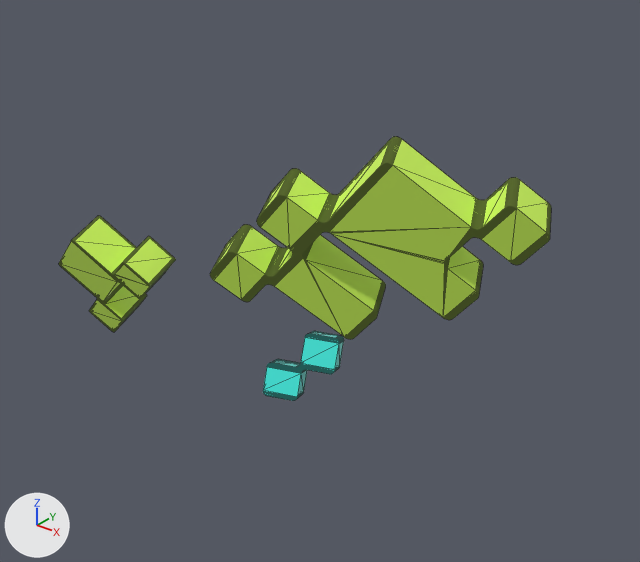
Renders of the glTF model next.js/public/renders/homepage.gltf from each side of a commit.
Rendered twice from a 50 mm lens placed at (3.06, -4.11, 1.69), pointed at (0.33, -0.69, -0.43). The axes (+X, +Y, +Z) are drawn at lower left. The lights are the same throughout. Mesh edges are drawn as thin lines.

The older version as bpy lines, for what is in view:
```python
ob_group = bpy.data.objects.new('Group', None)
ob_group.parent = ob_scene_1
ob_group.location = (64.25, -64.4, -13.65)
ob_group_2 = bpy.data.objects.new('Group 2', None)
ob_group_2.parent = ob_scene_1
ob_group_2.location = (-18.25, -21.86, -138.1)
ob_group_3 = bpy.data.objects.new('Group 3', None)
ob_group_3.parent = ob_scene_1
ob_group_3.location = (-107.2, -101.8, -64.7)
ob_shape_0_001 = bpy.data.objects.new('Shape 0.001', me_mesh_1)
ob_shape_0_001.parent = ob_vector_2
ob_shape_0_001.location = (0.855, 0.0, -0.787)
ob_shape_0_002 = bpy.data.objects.new('Shape 0.002', me_mesh_2)
ob_shape_0_002.parent = ob_vector
ob_shape_0_002.location = (0.427, 0.0, -0.835)
ob_vector = bpy.data.objects.new('Vector', None)
ob_vector.parent = ob_group_3
ob_vector.location = (-47.44, 8.616, -6.222)
ob_vector.rotation_euler = (0.449, -0.781, -0.188)  # degrees (26, -45, -11)
ob_vector.scale = (0.366, 0.366, 0.366)
ob_vector_2 = bpy.data.objects.new('Vector 2', None)
ob_vector_2.parent = ob_group_2
ob_vector_2.location = (12.35, 28.38, 13.88)
ob_vector_2.rotation_euler = (-1.769, 1.134, -1.289)  # degrees (-101, 65, -74)
ob_vector_2.scale = (0.384, 0.384, 0.384)
ob_vector_3 = bpy.data.objects.new('Vector 3', None)
ob_vector_3.parent = ob_group
ob_vector_3.location = (8.78, 6.561, 42.16)
ob_vector_3.rotation_euler = (0.244, 0.658, 0.593)  # degrees (14, 38, 34)
ob_vector_3.scale = (0.441, 0.392, 0.392)
# also in view: 'Shape 0' at (0.64, -0.64, -0.14)
```
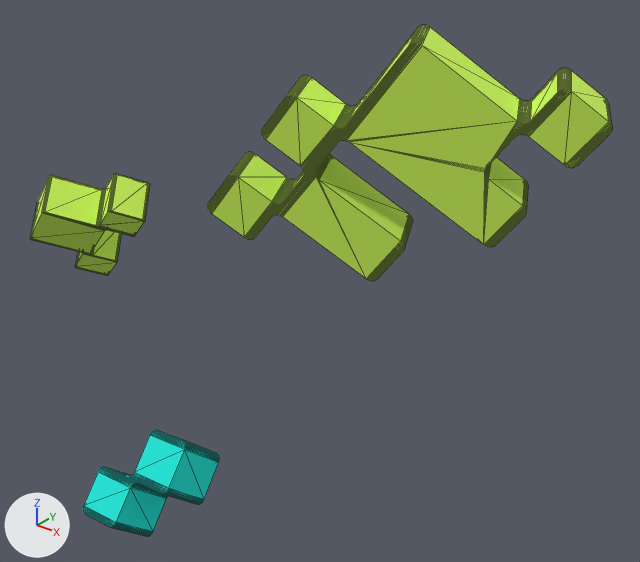
Not drawn themselves, but carrying or shaping drawn objects: ob_group, ob_vector_3, ob_group_2, ob_vector_2, ob_group_3, ob_vector.

Changed parts and their boxes (x1, y1, x2, y2) in the pictures (640 x 562 px):
'Shape 0', moved, turned, rescaled
    before: (210, 137, 551, 339)
    after: (208, 25, 612, 281)
'Shape 0.002', moved, turned, rescaled
    before: (59, 216, 175, 332)
    after: (30, 174, 150, 275)
'Shape 0.001', recoloured, moved, turned, rescaled
    before: (263, 331, 344, 400)
    after: (83, 430, 220, 536)

Diff of the bpy script that builds the scene:
```diff
--- a/next.js/public/renders/homepage.gltf.py
+++ b/next.js/public/renders/homepage.gltf.py
@@ mat_material_1 @@
 mat_material_1 = principled_material('Material_1')
-mat_material_1.base_color = (0.0704, 1.0, 0.896)  # cyan #4bfff3
+mat_material_1.base_color = (0.007, 0.784, 0.68)  # cyan #14e5d7
 mat_material_1.metallic = 0.2
@@ ob_group @@
 ob_group.parent = ob_scene_1
-ob_group.location = (64.25, -64.4, -13.65)
+ob_group.location = (80.09, -67.91, 35.76)
@@ ob_vector_3 @@
 ob_vector_3.parent = ob_group
-ob_vector_3.location = (8.78, 6.561, 42.16)
-ob_vector_3.rotation_euler = (0.244, 0.658, 0.593)  # degrees (14, 38, 34)
-ob_vector_3.scale = (0.441, 0.392, 0.392)
+ob_vector_3.location = (6.048, 10.37, 46.0)
+ob_vector_3.rotation_euler = (0.119, 0.629, 0.52)  # degrees (6.8, 36, 30)
+ob_vector_3.scale = (0.482, 0.428, 0.428)
@@ ob_group_2 @@
 ob_group_2.parent = ob_scene_1
-ob_group_2.location = (-18.25, -21.86, -138.1)
+ob_group_2.location = (-2.296, -169.4, -136.0)
@@ ob_vector_2 @@
 ob_vector_2.parent = ob_group_2
-ob_vector_2.location = (12.35, 28.38, 13.88)
-ob_vector_2.rotation_euler = (-1.769, 1.134, -1.289)  # degrees (-101, 65, -74)
-ob_vector_2.scale = (0.384, 0.384, 0.384)
+ob_vector_2.location = (25.97, 28.38, 14.32)
+ob_vector_2.rotation_euler = (-1.37, 0.816, -1.441)  # degrees (-78, 47, -83)
+ob_vector_2.scale = (0.465, 0.465, 0.465)
@@ ob_group_3 @@
 ob_group_3.parent = ob_scene_1
-ob_group_3.location = (-107.2, -101.8, -64.7)
+ob_group_3.location = (-152.7, -84.17, -49.09)
@@ ob_vector @@
 ob_vector.parent = ob_group_3
-ob_vector.location = (-47.44, 8.616, -6.222)
-ob_vector.rotation_euler = (0.449, -0.781, -0.188)  # degrees (26, -45, -11)
-ob_vector.scale = (0.366, 0.366, 0.366)
+ob_vector.location = (-52.08, -7.791, -10.44)
+ob_vector.rotation_euler = (0.997, -0.781, -0.188)  # degrees (57, -45, -11)
+ob_vector.scale = (0.404, 0.404, 0.404)
```
